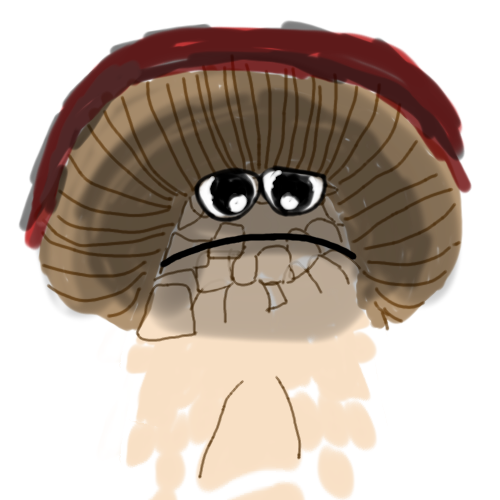
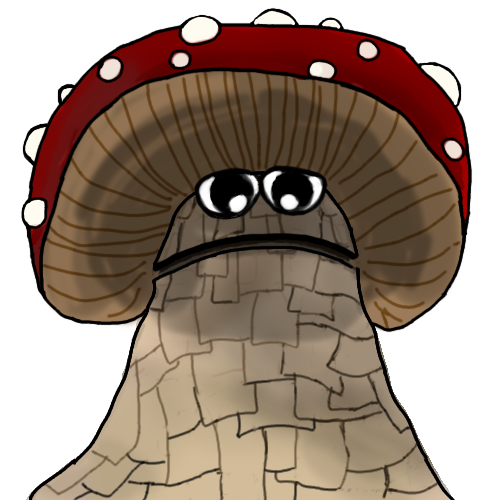
Comparing the layer stacks of the two (500, 500) images. Changes:
renamed "color #7" to "eyes", painted on it over [194, 165, 328, 223]
removed layer "color #3" (was 51%) over [18, 19, 466, 233]
added layer "outline" above "spots" over [20, 7, 473, 500]
added layer "spots" above "mouth" over [22, 9, 464, 229]
renamed "color #9" to "mouth", moved it above "cap color", painted on it over [151, 233, 357, 274]
renamed "color #2" to "cap color", opacity 79% → 100%, painted on it over [23, 22, 473, 286]
renamed "color" to "umbrella shading", moved it above "umbrella shading 2" over [30, 52, 464, 346]
renamed "color #5" to "umbrella decal", moved it above "umbrella color" over [40, 53, 462, 332]
removed layer "color #4" (was 82%) over [32, 63, 464, 333]
added layer "umbrella color" above "body decal" over [28, 59, 468, 334]
renamed "color #8" to "body decal", painted on it over [41, 175, 442, 500]
renamed "color #6" to "color", opacity 93% → 100%, painted on it over [26, 138, 454, 500]
